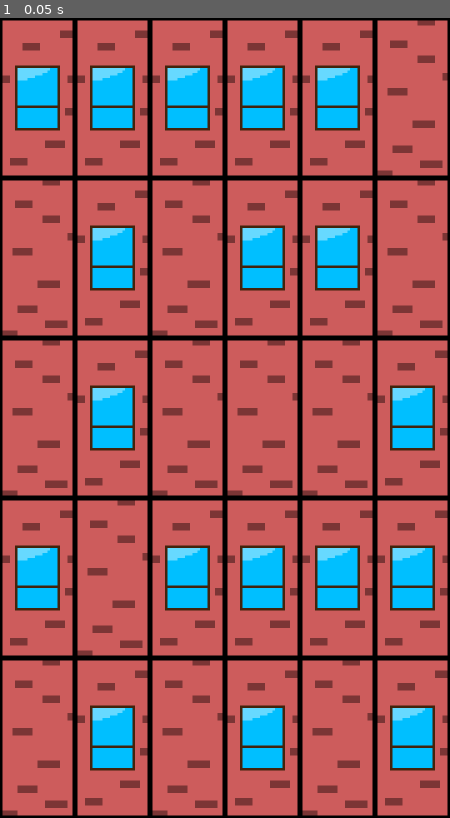
Above: before the commit, frame 1.
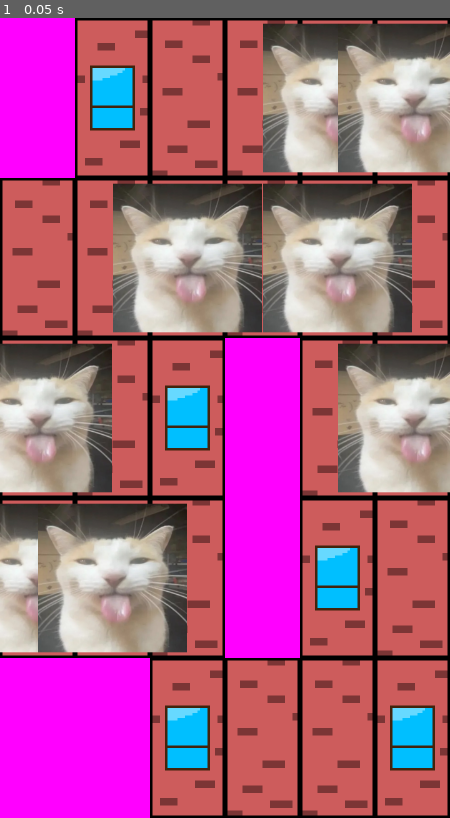
Above: after the commit, the same moment.

Repository: Undertovv/HS-GameJam_chicxulub
Game: Godot game, scene res://scenes/main.tscn
Same seed, same stepped clock (60 frames per second), same inputs: the game is played once before the commit and once after it.
Inputs:
- Up to frame 1 (0.05 s): no input

The runs differ from the first frame. In frame 1, 63% of the frame differs, in the area x 0-100%, y 0-100%.

Commit message:
Implement segment randomisation
Currently there is no validity checking

Diff:
--- a/scripts/segment/segment.gd
+++ b/scripts/segment/segment.gd
@@ -4,8 +4,12 @@
 const GRID_WIDTH: int = 6
 const GRID_HEIGHT: int = 5
 
+const LAST_INTERACTABLE_ID: int = 2
+
 @onready
 var _building_layout: TileMapLayer = $Building
+@onready
+var _interactions: TileMapLayer = $Interactions
 
 func _ready() -> void:
 	randomise_layout()
@@ -21,5 +25,12 @@
 			)
 
 			if window == 0:
-				# Window was spawned, can create interactable
-				pass
+				var interaction_id: int = randi_range(0, LAST_INTERACTABLE_ID)
+
+				if interaction_id != 0:
+					_interactions.set_cell(
+							Vector2i(x, y),
+							0,
+							Vector2i.ZERO,
+							interaction_id
+						)
--- a/tilesets/interactions.tres
+++ b/tilesets/interactions.tres
@@ -9,4 +9,5 @@
 scenes/2/scene = ExtResource("2_0npb2")
 
 [resource]
+tile_size = Vector2i(120, 256)
 sources/0 = SubResource("TileSetScenesCollectionSource_m0wl1")
